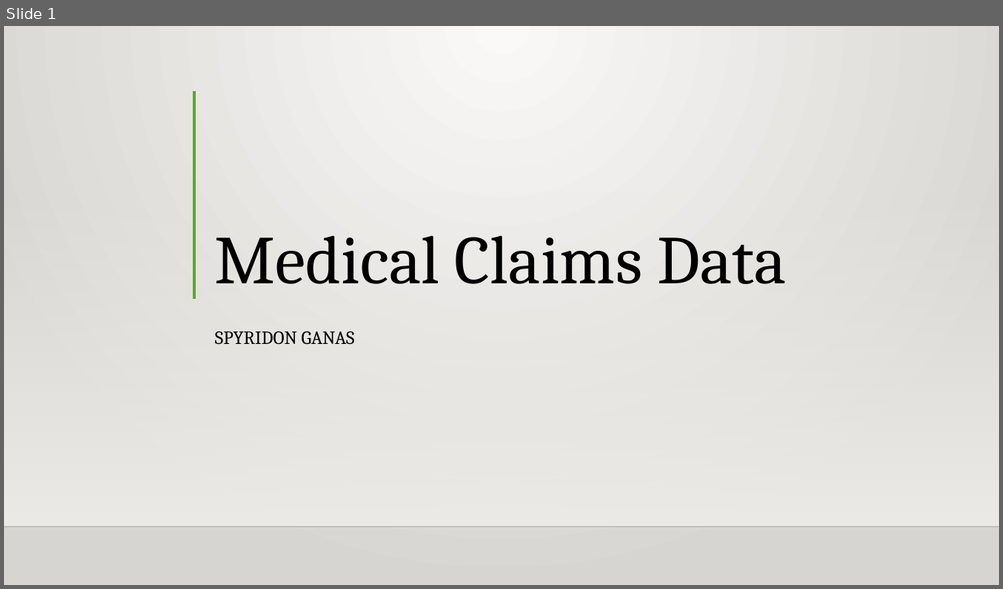
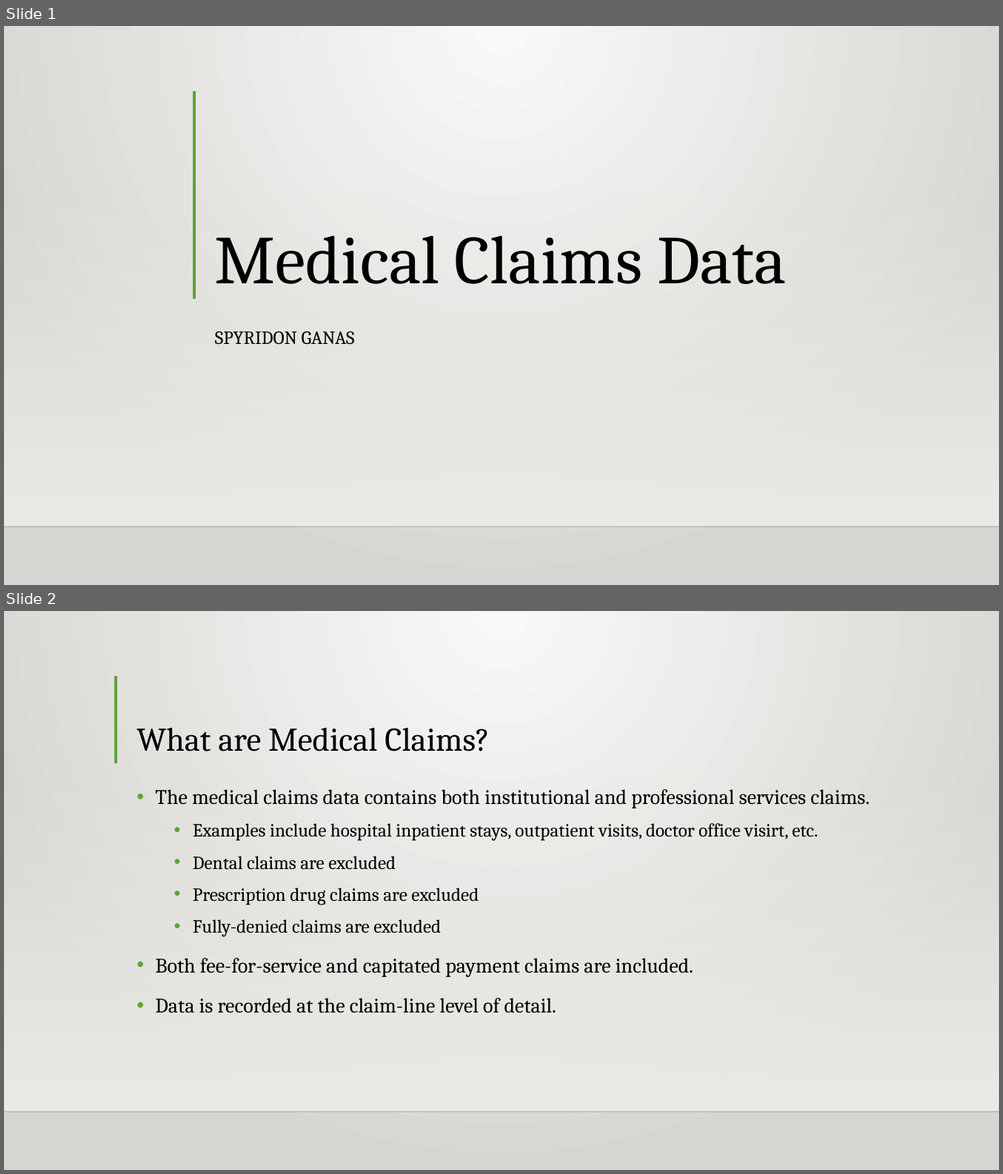
Before and after one commit to Intro-to-APCD/Intro-to-APCD.github.io, a slide deck: PowerPoints/Phase 2 - Overview/002 An Overview of Medical Claims Data.pptx. Shown one above the other, each under a label of ours: slide 1 before the commit, slides 1 and 2 after it. The pictures are 1003x589 and 1003x1174 pixels, drawn with LibreOffice and Linux fonts; fonts in the diff are those of the drawing; background and template pictures are left out. Boxes give left, top, right and bottom in pixels: in the first picture for what was removed or moved away, otherwise in the second. Text is boxed around its words. In the diff, an @@ line names an element or a change of style, - is before the commit and + after.

Commit message:
worked on the claims powerpoint

```diff
--- a/PowerPoints/Phase 2 - Overview/002 An Overview of Medical Claims Data.pptx
+++ b/PowerPoints/Phase 2 - Overview/002 An Overview of Medical Claims Data.pptx
@@ slide 2 added at [4, 611, 999, 1170], background gradient #FAFAF9 to #D7D5D2; not listed: 2 template elements that a slide beside it also shows @@
@@ line added from (116, 676) to (116, 763), #5FA534 3 pt @@
@@ title added at [136, 728, 489, 752], 32 pt, text #000000 @@
+What are Medical Claims?
@@ text added at [155, 789, 870, 1014], 20 pt, text #000000 @@
+• The medical claims data contains both institutional and professional services claims.
+  • Examples include hospital inpatient stays, outpatient visits, doctor office visirt, etc.
+  • Dental claims are excluded
+  • Prescription drug claims are excluded
+  • Fully-denied claims are excluded
+• Both fee-for-service and capitated payment claims are included.
+• Data is recorded at the claim-line level of detail.
```
Also in this commit, not shown: 2 other slides added, 3 slides removed.
